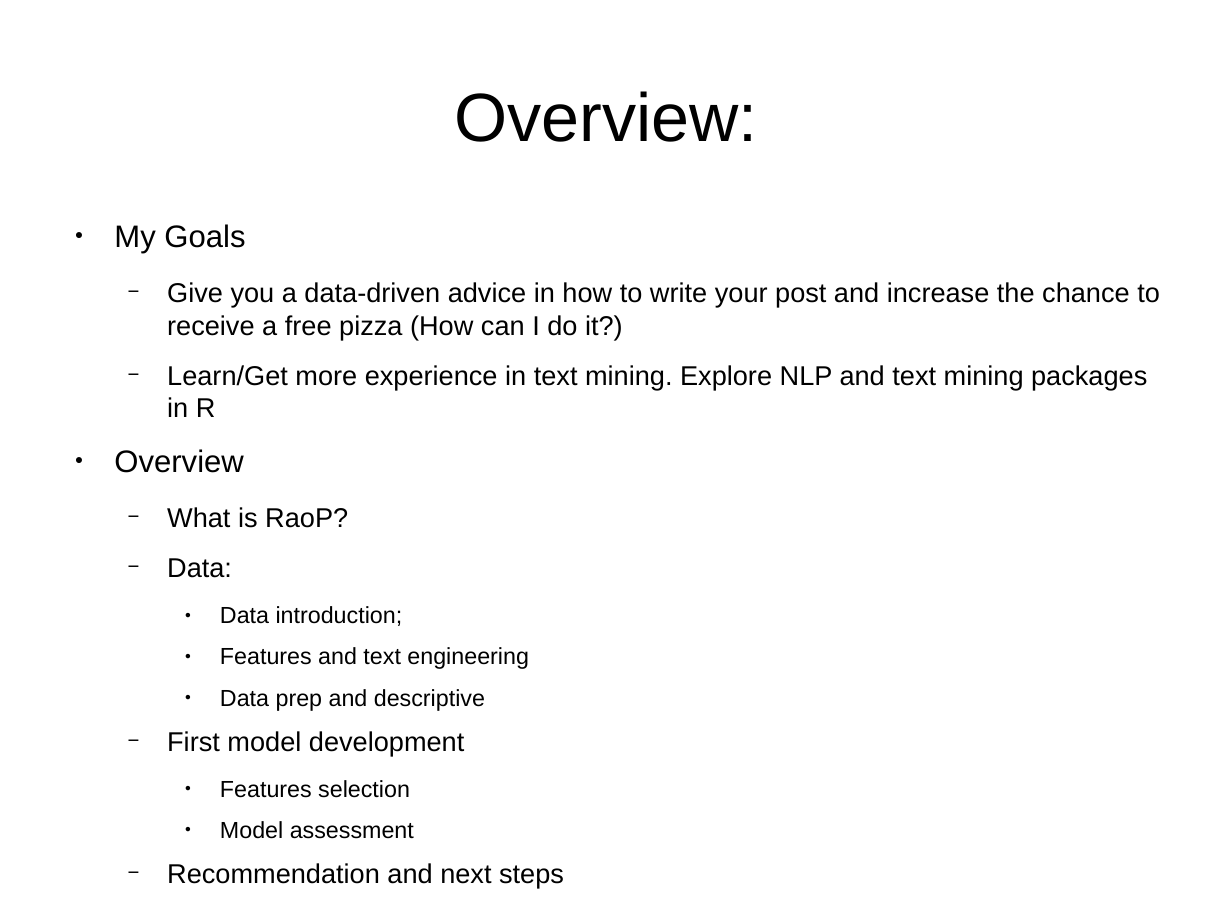
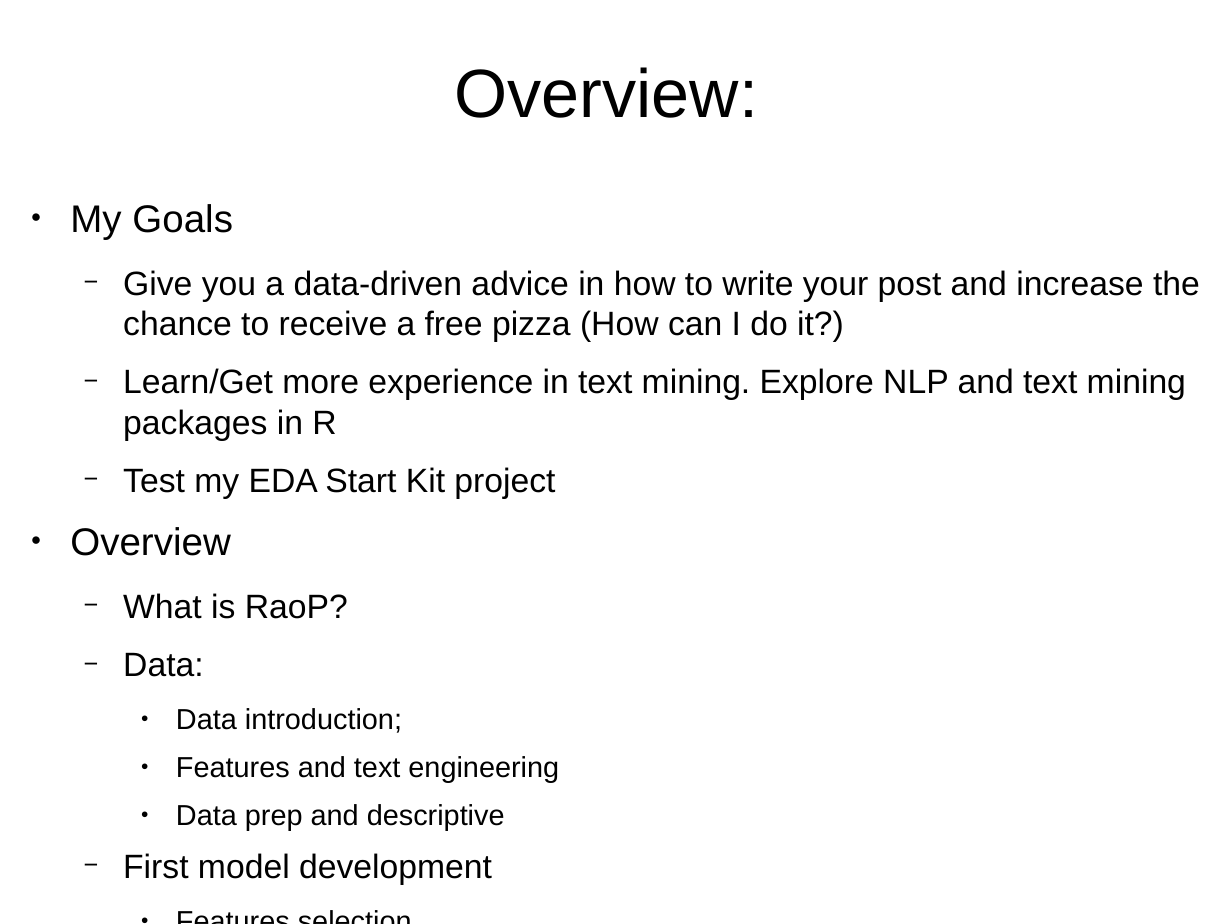
Before and after one commit to leandroohf/raop, a slide deck: slide 2 of doc/pres/pres.odp. Drawn at 1232x924 pixels with LibreOffice and Linux fonts; fonts in the diff are those of the drawing. Boxes give left, top, right and bottom in pixels: in the first picture for what was removed or moved away, otherwise in the second. Text is boxed around its words. In the diff, an @@ line names an element or a change of style, - is before the commit and + after.

Commit message:
doc: Review Pres
* SPlit features engineering slides
* Review text engineering slide
* Reviewe features engineering slide

```diff
--- a/doc/pres/pres.odp
+++ b/doc/pres/pres.odp
@@ title "Overview:": place and size @@
-title "Overview:" at bbox=[454, 91, 757, 142]
+title "Overview:" at bbox=[455, 67, 758, 118]
@@ text "My Goals": place and size @@
-text "My Goals" at bbox=[114, 224, 1160, 888]
+text "My Goals" at bbox=[70, 204, 1200, 830]
@@ text at bbox=[70, 204, 1200, 830]: size 20 to 24.8 pt in "My Goals", "Overview"; size 17.5 to 21.7 pt in "Give you a data-driven advice in how ...", "Learn/Get more experience in text mining. Explore ...", "What is RaoP?", "Data:" and 2 more places; size 15 to 18.6 pt in "Data introduction;", "Features and text engineering", "Data prep and descriptive", "Features selection" and 1 more places @@
@@ text at bbox=[123, 467, 555, 499]: paragraph added @@
+  − Test my EDA Start Kit project
```
Also in this commit, not shown: 3 other slides changed, 4 slides added, 1 slide removed.
